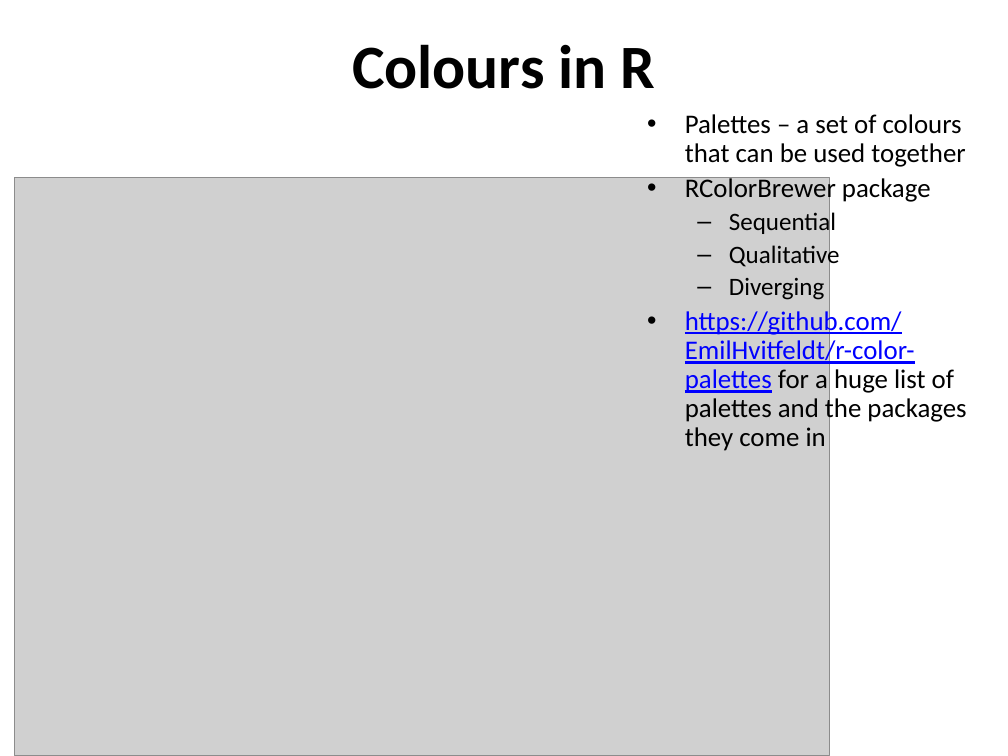
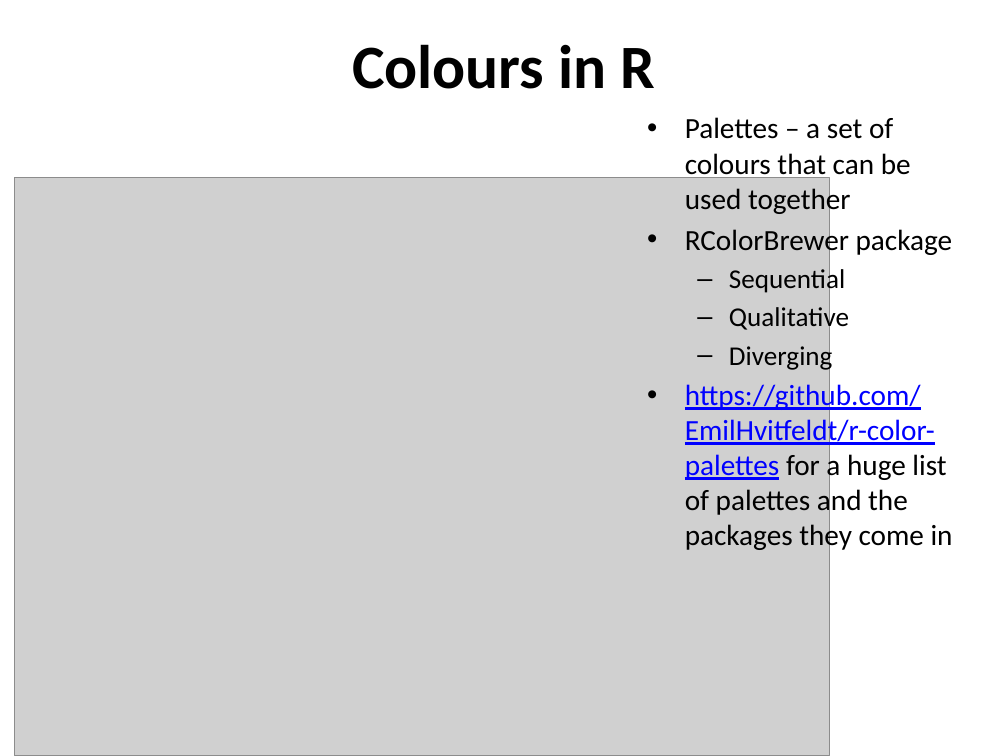
Before and after one commit to sraorao/data_analysis_visualisation_R_HT2022, a slide deck: slide 8 of powerpoint files/Session3.pptx. Drawn at 1008x756 pixels with LibreOffice and Linux fonts; fonts in the diff are those of the drawing; grey boxes stand for pictures. Boxes give left, top, right and bottom in pixels: in the first picture for what was removed or moved away, otherwise in the second. Text is boxed around its words. In the diff, an @@ line names an element or a change of style, - is before the commit and + after.

```diff
--- a/powerpoint files/Session3.pptx
+++ b/powerpoint files/Session3.pptx
@@ text "Palettes – a set of ..." at (685, 117, 953, 553): size 19.2 to 20.9 pt in "Palettes – a set of colours that ...", "RColorBrewer package", "https://github.com/EmilHvitfeldt/r-color-palettes for a huge ..."; size 17.9 to 19.4 pt in "Sequential", "Qualitative", "Diverging"; line spacing 0.9 to 1 @@
```
Also in this commit, not shown: 9 other slides changed, 2 other files.
